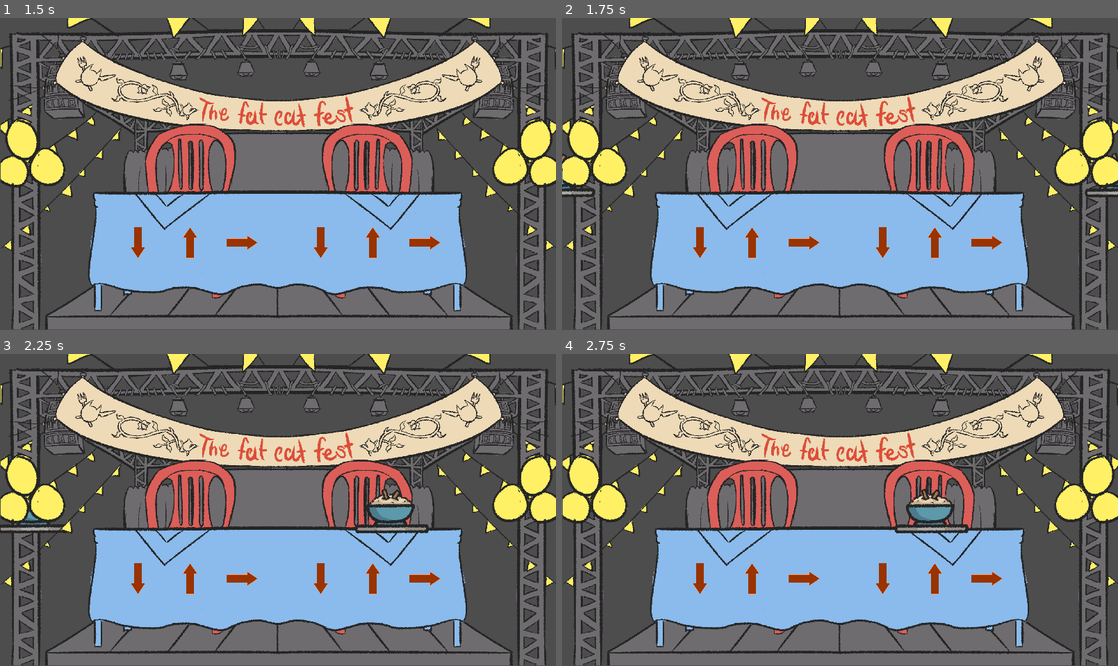
Above: before the commit, frames 1-4 (two rows, left to right).
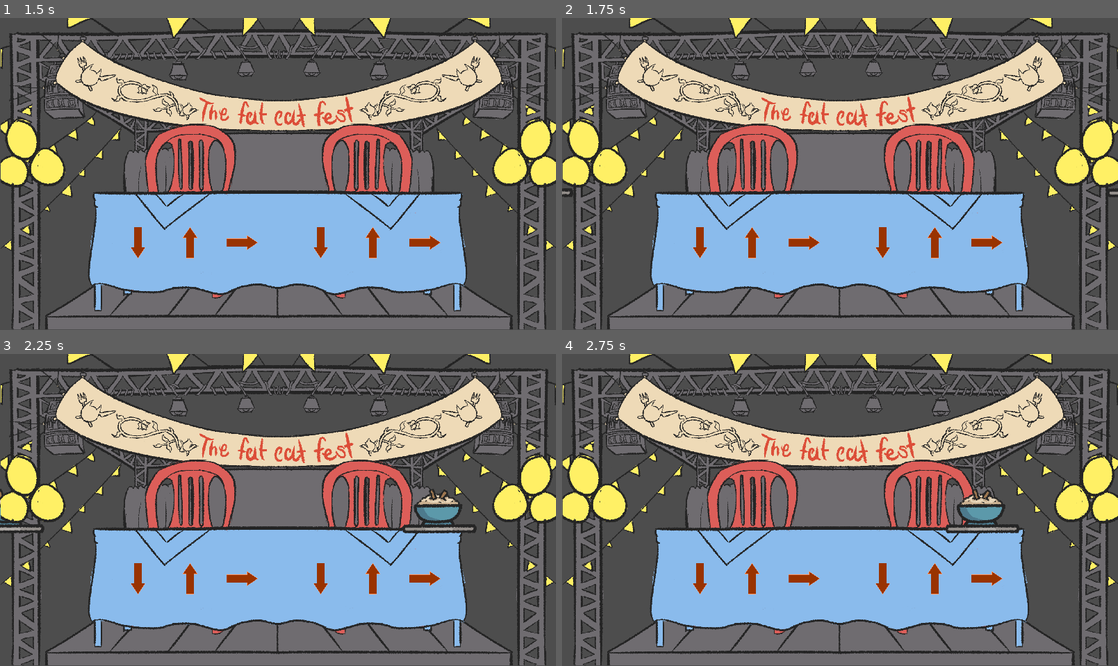
Above: after the commit, the same moments.

Repository: soetgdeznsgk/GGJ24---Fat-Cat-Fest
Game: Godot game, scene res://Escenas/Menus/menu_principal.tscn
Two runs of this game, one before a commit and one after it. Both use one fixed random seed, a clock stepped at 60 frames per second and the inputs below. The engine's default icon, where the game draws it, is replaced by a stand-in: a white triangle on a blue panel in a dark square.
Inputs (mouse positions are in pixels of both pictures, inside the frame that each line leads up to):
- Up to frame 1 (1.5 s): click "Play" at 0.5 s; click "sp" at 1.25 s
- Up to frame 2 (1.75 s): no input
- Up to frame 3 (2.25 s): tap Enter (ui_accept) at 2 s; move the mouse to (400, 494) at 2.02 s; hold Right (DerechaPj1) from 2.03 s (still down); tap S (AbajoPj2) at 2.1 s; click (400, 494) at 2.17 s
- Up to frame 4 (2.75 s): keep holding Right (DerechaPj1); tap Enter (ui_accept) at 2.27 s

Frame 1 is identical in both runs. In frame 2, 0.3% of the frame differs, in the area x 0-100%, y 43-58%; in frame 3, 2.1%, in the area x 0-86%, y 43-58%; in frame 4, 1.8%.
Error after the commit: Invalid access to property or key 'moveset' on a base object of type 'Nil'. (res://Logica/comidas.gd:104)

Commit message:
señal pa enviar el baile de la comida

Diff:
--- a/Logica/comidas.gd
+++ b/Logica/comidas.gd
@@ -1,6 +1,5 @@
 extends Node2D
-const recetasString = [
-"res://Escenas/Recetas/ArrozConLeche.tscn",
+const recetasString = ["res://Escenas/Recetas/ARrozConLeche.tscn",\
 "res://Escenas/Recetas/Empanada.tscn"]
 const recetasSize=2
 #diccionario key: es el nombre de la receta(en la escena)
@@ -13,6 +12,8 @@
 @onready var recetaPlayer2=get_child(1)
 var recetaActualJugador1
 var recetaActualJugador2
+signal nuevaComida1(comida:Array)
+signal nuevaComida2(comida:Array)
 # Called when the node enters the scene tree for the first time.
 func _ready():
 	preloadRecetas()
@@ -56,7 +57,6 @@
 	print("hola")
 
 func entradaReceta(numeroJugador):
-
 	match numeroJugador:
 		1:
 			if recetaActualJugador1!=null:
@@ -79,8 +79,13 @@
 	animacion_salida(1)
 	animacion_salida(2)
 
-func prueba(receta):
-	print("HOLA CHAT ESTOY ENTRANDOOOOOOOOOOOOOOO  SOY ",receta)
+func enviar_moveset(numeroJugador,recetamoveset):
+	match numeroJugador:
+		1:
+			nuevaComida1.emit(recetamoveset)
+		2:
+			nuevaComida2.emit(recetamoveset)
+	print("enviando moveset --> ",recetamoveset)
 
 func animacion_entrada(numeroJugador):
 	#tween que mueve a la receta actual
@@ -90,12 +95,13 @@
 	match numeroJugador:
 		1:
 			recetaAMover=recetaActualJugador1
-			direccionMov=Vector2(825,0)
+			direccionMov=Vector2(700,0)
 		2:
 			recetaAMover=recetaActualJugador2
-			direccionMov=Vector2(-825,0)
+			direccionMov=Vector2(-700,0)
 	#print(recetaActual.moveset)
 	tween.tween_property(recetaAMover,"position",direccionMov,1)
+	tween.tween_callback(enviar_moveset.bind(numeroJugador,recetaAMover.moveset))
 	#tween.tween_callback(prueba.bind(recetaAMover))
 
 
Not shown: 1 places in Escenas/Menus/menu_principal.tscn that only renumber resources
